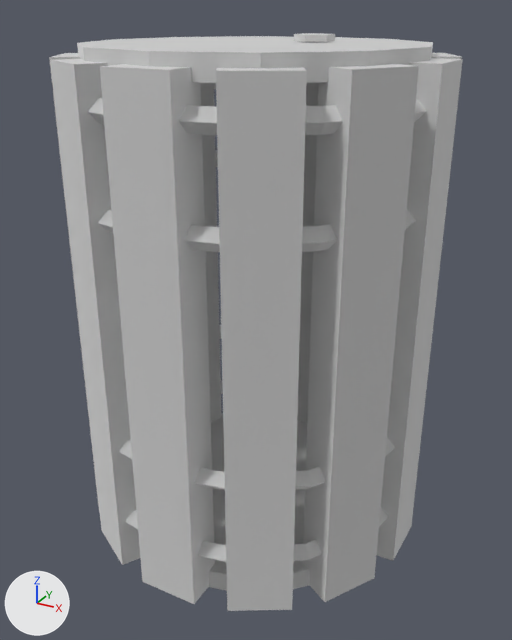
The glTF model ambush_loop/art/environment_v2/models/env_wooden_barrel_lod1.glb as it was, and as the next commit left it.
The view is the same before and after, from a 50 mm lens placed at (0.56, -1.017, 0.895), pointed at (0.008, -0.015, 0.394). Arrows for +X, +Y and +Z are at lower left; the lights stay in place. The older version comes first. Where no turn or scale is listed for an object, it has been applied to the vertices. Vertices at exactly the same position are counted once.

In view in the first picture: 'env_wooden_barrel__shell_mesh'.
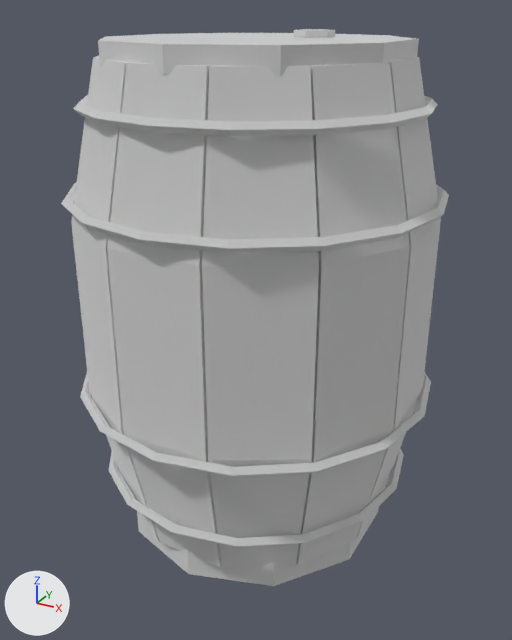
Location of each change, [x1, y1, x2, y2] in pixels of the pictures (512 x 640 px; the box of a moved part takes in the faces that stretch with it):
'env_wooden_barrel__shell_mesh', reshaped (6% narrower): before [49, 33, 463, 611]; after [61, 29, 449, 586]
part 1 of me_cube_203, added: after [98, 33, 419, 76]
part 2 of me_cube_203, added: after [137, 506, 379, 586]
part 3 of me_cube_203, moved or reshaped: before [294, 33, 335, 42]; after [294, 29, 335, 38]
part 4 of me_cube_203, rebuilt: before [87, 83, 426, 135]; after [73, 95, 437, 136]
part 5 of me_cube_203, rebuilt (mostly hidden before): before [125, 381, 389, 562]; after [108, 449, 404, 547]
part 6 of me_cube_203, rebuilt (mostly hidden before): before [98, 150, 416, 252]; after [61, 183, 449, 253]
part 7 of me_cube_203, rebuilt: before [377, 58, 463, 561]; after [357, 57, 441, 538]
part 8 of me_cube_203, rebuilt (mostly hidden afterwards): before [431, 53, 462, 59]; after [419, 59, 441, 218]
part 9 of me_cube_203, rebuilt (not visible afterwards): before [297, 82, 319, 423]
part 10 of me_cube_203, rebuilt (not visible afterwards): before [201, 83, 221, 421]
part 11 of me_cube_203, rebuilt (mostly hidden afterwards): before [49, 53, 99, 507]; after [71, 56, 99, 383]
part 12 of me_cube_203, rebuilt: before [50, 59, 140, 565]; after [71, 58, 159, 541]
part 13 of me_cube_203, rebuilt (6% shorter): before [100, 64, 215, 604]; after [107, 62, 221, 567]
part 14 of me_cube_203, rebuilt (28% wider, 8% shorter): before [216, 68, 307, 611]; after [202, 66, 319, 567]
part 15 of me_cube_203, rebuilt (6% shorter): before [303, 64, 419, 602]; after [296, 62, 410, 565]
part 16 of me_cube_203, added: after [80, 372, 431, 477]
part 17 of me_cube_203, deleted (mostly hidden): before [118, 325, 395, 591]
part 18 of me_cube_203, deleted: before [77, 36, 433, 83]

What the commit changed:
me_cube_203 is used by ob_env_wooden_barrel__shell_mesh; location (0.0, 0.0, 0.0).
me_cube_203 had 412 vertices, 764 faces and spanned x -0.303..0.303, y -0.303..0.303, z 0.007..0.859.
me_cube_203 now has 500 vertices, 940 faces and spans x -0.317..0.317, y -0.317..0.317, z 0.0..0.865.
me_cube_203 part 1: a new loose piece, a 10-sided cylinder along z spanning x -0.23..0.23, y -0.242..0.242, z 0.82..0.854, in mat_environment_v2_atlas (white #e7e7e7).
me_cube_203 part 2: a new loose piece, a 10-sided cylinder along z spanning x -0.23..0.23, y -0.242..0.242, z 0.0..0.05, in mat_environment_v2_atlas (white #e7e7e7).
me_cube_203 part 3: the loose piece of 12 vertices spanning x 0.042..0.098, y 0.028..0.092, z 0.849..0.859 is moved by (0.0, 0.0, 0.006).
me_cube_203 part 4: the loose piece of 64 vertices spanning x -0.298..0.298, y -0.298..0.298, z 0.753..0.787 is rebuilt with 64 vertices and now spans x -0.28..0.28, y -0.28..0.28, z 0.751..0.769.
me_cube_203 part 5: the loose piece of 64 vertices spanning x -0.298..0.298, y -0.298..0.298, z 0.083..0.117 is rebuilt with 64 vertices and now spans x -0.282..0.282, y -0.282..0.282, z 0.111..0.129.
me_cube_203 part 6: the loose piece of 64 vertices spanning x -0.298..0.298, y -0.298..0.298, z 0.603..0.637 is rebuilt with 64 vertices and now spans x -0.312..0.312, y -0.312..0.312, z 0.611..0.629.
me_cube_203 part 7: the loose piece of 8 vertices spanning x 0.238..0.303, y -0.052..0.052, z 0.01..0.83 is rebuilt with 16 vertices and now spans x 0.21..0.29, y -0.076..0.076, z 0.04..0.83.
me_cube_203 part 8: the loose piece of 8 vertices spanning x 0.18..0.288, y 0.074..0.196, z 0.01..0.83 is rebuilt with 16 vertices and now spans x 0.154..0.289, y 0.058..0.211, z 0.04..0.83.
me_cube_203 part 9: the loose piece of 8 vertices spanning x -0.052..0.052, y 0.238..0.303, z 0.01..0.83 is rebuilt with 16 vertices and now spans x -0.076..0.076, y 0.21..0.29, z 0.04..0.83.
me_cube_203 part 10: the loose piece of 8 vertices spanning x -0.288..-0.18, y 0.074..0.196, z 0.01..0.83 is rebuilt with 16 vertices and now spans x -0.289..-0.154, y 0.058..0.211, z 0.04..0.83.
me_cube_203 part 11: the loose piece of 8 vertices spanning x -0.288..-0.18, y -0.196..-0.074, z 0.01..0.83 is rebuilt with 16 vertices and now spans x -0.289..-0.154, y -0.211..-0.058, z 0.04..0.83.
me_cube_203 part 12: the loose piece of 8 vertices spanning x -0.196..-0.074, y -0.288..-0.18, z 0.01..0.83 is rebuilt with 16 vertices and now spans x -0.211..-0.058, y -0.289..-0.154, z 0.04..0.83.
me_cube_203 part 13: the loose piece of 8 vertices spanning x -0.052..0.052, y -0.303..-0.237, z 0.01..0.83 is rebuilt with 16 vertices and now spans x -0.076..0.076, y -0.29..-0.21, z 0.04..0.83.
me_cube_203 part 14: the loose piece of 8 vertices spanning x 0.074..0.196, y -0.288..-0.18, z 0.01..0.83 is rebuilt with 16 vertices and now spans x 0.058..0.211, y -0.289..-0.154, z 0.04..0.83.
me_cube_203 part 15: the loose piece of 8 vertices spanning x 0.18..0.288, y -0.196..-0.074, z 0.01..0.83 is rebuilt with 16 vertices and now spans x 0.154..0.289, y -0.211..-0.058, z 0.04..0.83.
me_cube_203 part 16: a new loose piece of 64 vertices spanning x -0.317..0.317, y -0.317..0.317, z 0.271..0.289, in mat_environment_v2_atlas (white #e7e7e7).
me_cube_203 part 17: 88 vertices removed from x -0.298..0.298, y -0.298..0.298, z 0.007..0.257.
me_cube_203 part 18: 24 vertices removed from x -0.271..0.271, y -0.271..0.271, z 0.812..0.847.
Other edits to the shape of me_cube_203 do not show in these pictures.
